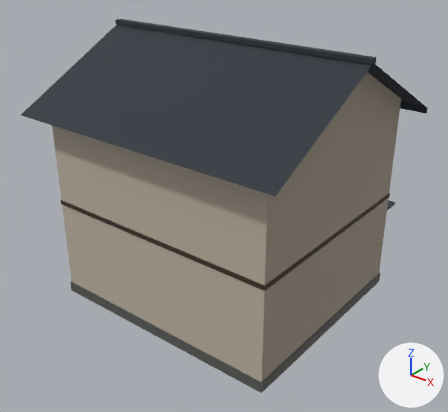
Two versions of the FBX model Assets/Art/Models/Buildings/House_A.fbx, one commit apart.
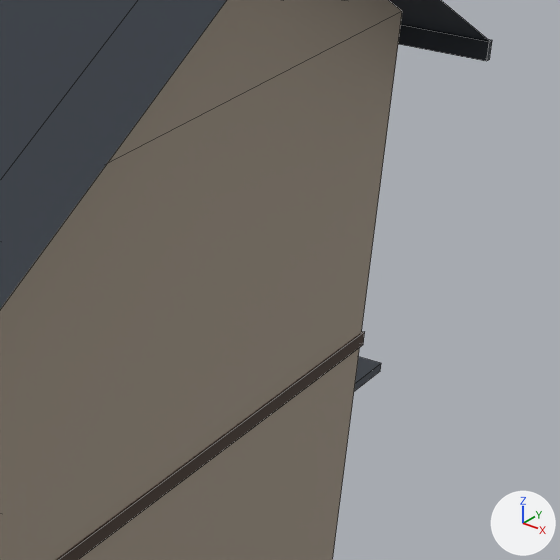
Each version appears first whole from a 50 mm lens placed at (9.97, -15.71, 10.49), pointed at (0.11, -3.39, 2.85), and next in a close-up on the part from 63% to 100% of the width and 23% to 63% of the height. The lights are fixed; the arrows at lower right show +X, +Y and +Z. The first two pictures are the older version. The close-ups show mesh edges as thin lines. Where no turn or scale is listed for an object, it has been applied to the vertices. Vertices at exactly the same position are counted once.

Objects in the first close-up: 'Belt', 'Body', 'Gables', 'Roof' and 1 more.
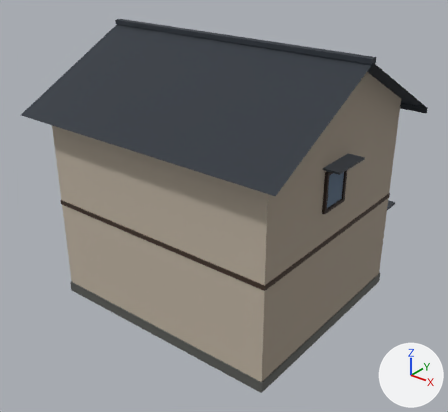
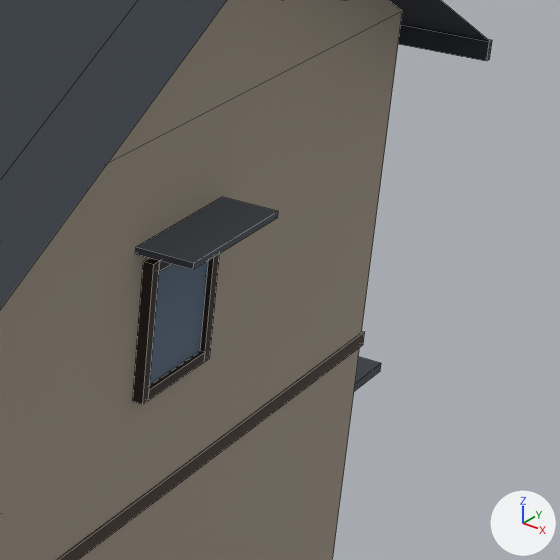
Changed parts and their boxes [x1, y1, x2, y2] in the close-ups (560 x 560 px):
'Hoods', reshaped (not visible before)
    after: [135, 197, 278, 270]
'Glass', reshaped (not visible before)
    after: [150, 261, 208, 384]
'WinFrame', reshaped (not visible before)
    after: [133, 254, 219, 405]

Edits to the bpy script that builds the scene:
```text
Change me_hoods:
    used by ob_hoods; location = (0.0, 0.0, 0.0)
    remove me_hoods.from_pydata(...)  # 8 vertices, 6 faces; spans x 0.9..2.6, y 0.0..0.44, z 4.97..5.03
    add me_hoods.from_pydata(...)  # 24 vertices, 18 faces; spans x -3.94..3.94, y -4.01..0.44, z 4.97..5.08
    me_hoods part 1: a new loose piece, a box spanning x 3.5..3.94, y -4.01..-2.81, z 5.025..5.075, in mat_km_palettemat (picture img_km_palette_png)
    other edits to the shape of me_hoods do not show in these pictures
Change me_winframe:
    used by ob_winframe; location = (0.0, 0.0, 0.0)
    remove me_winframe.from_pydata(...)  # 112 vertices, 102 faces; spans x -2.83..2.55, y 0.0..0.2, z 0.77..5.06
    add me_winframe.from_pydata(...)  # 160 vertices, 150 faces; spans x -3.58..3.58, y -3.89..0.2, z 0.77..5.06
    me_winframe part 2: a new loose piece of 24 vertices spanning x 3.5..3.58, y -3.89..-2.93, z 3.87..4.93, in mat_km_palettemat (picture img_km_palette_png)
    other edits to the shape of me_winframe do not show in these pictures
Change me_glass:
    used by ob_glass; location = (0.0, 0.0, 0.0)
    remove me_glass.from_pydata(...)  # 24 vertices, 18 faces; spans x -2.06..3.05, y 0.02..0.15, z 0.35..1.95
    add me_glass.from_pydata(...)  # 40 vertices, 30 faces; spans x -3.53..3.54, y -3.82..0.15, z 0.35..4.86
    me_glass part 3: a new loose piece, a box spanning x 3.525..3.535, y -3.82..-3.0, z 3.94..4.86, in mat_km_palettemat (picture img_km_palette_png)
    other edits to the shape of me_glass do not show in these pictures
```
